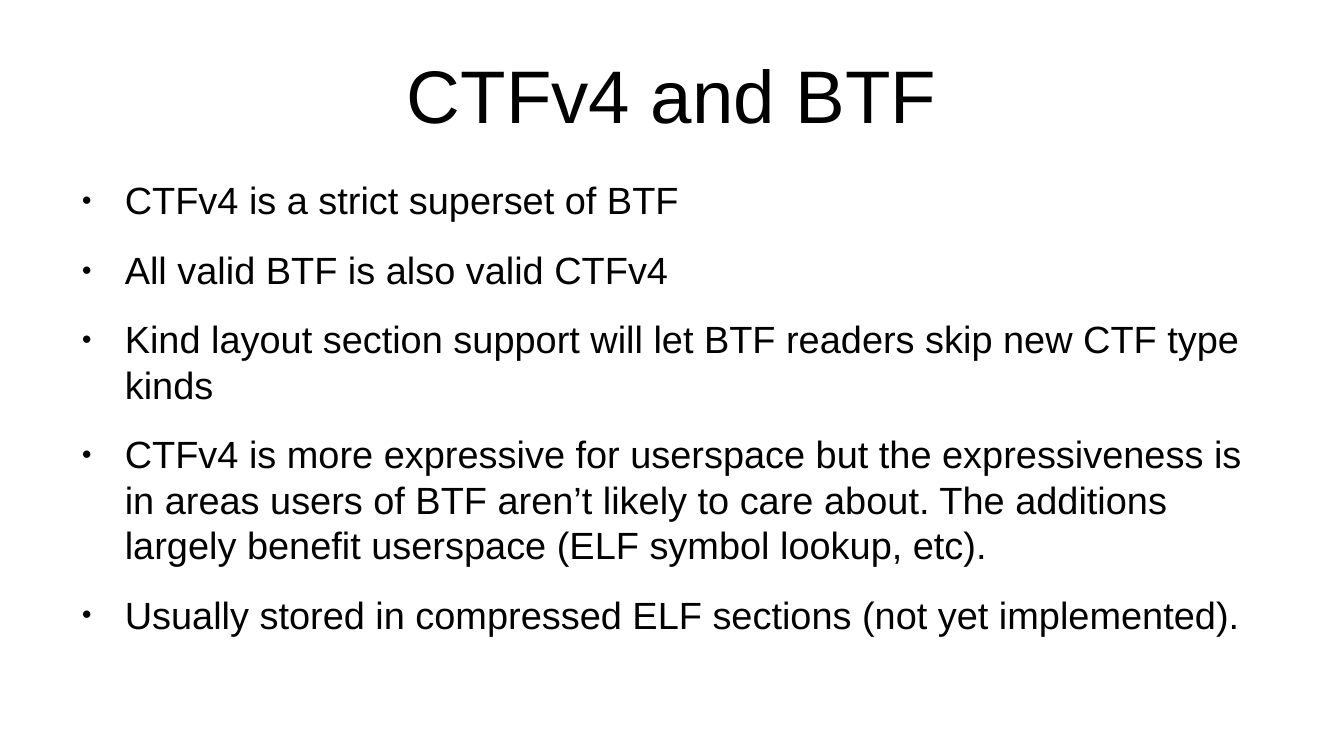
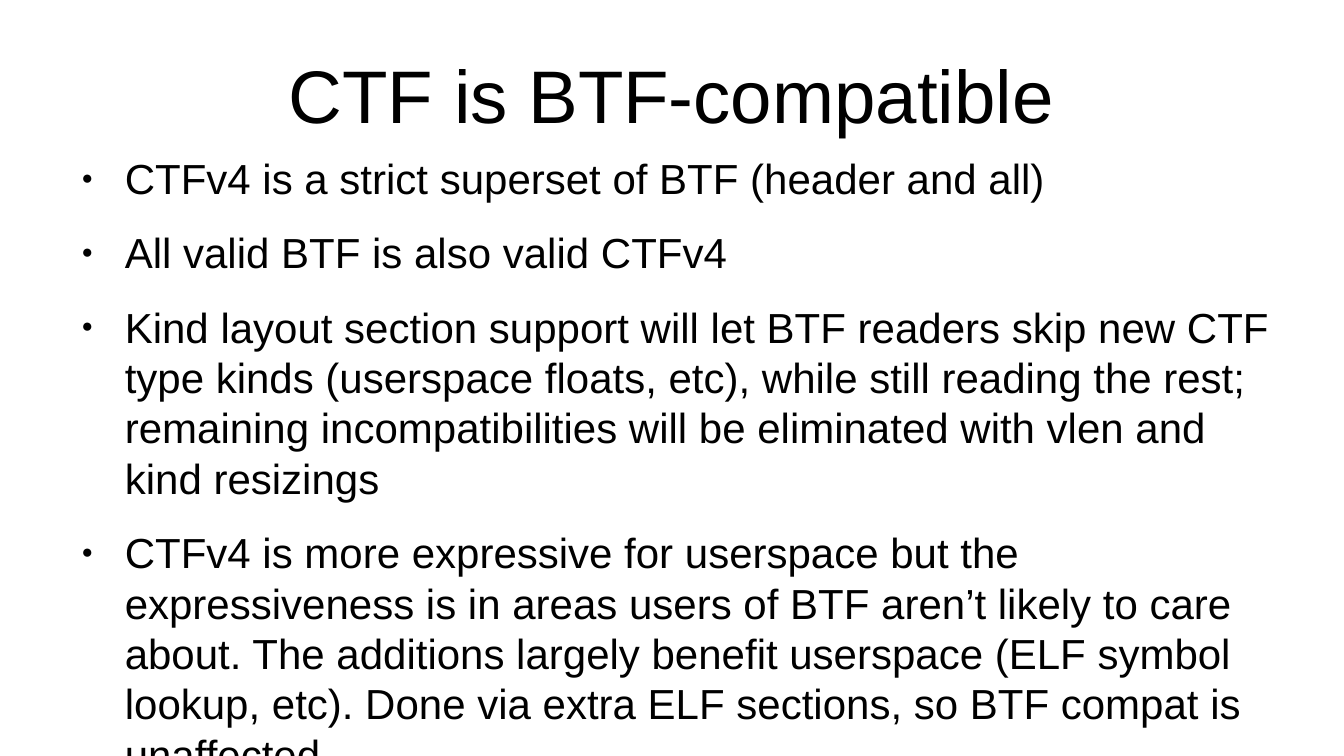
Before and after one commit to peter-shoes/lsfmm_slides, a slide deck: slide 5 of ctf_lsfmm.odp (slide 8 before the commit). Drawn at 1344x756 pixels with LibreOffice and Linux fonts; fonts in the diff are those of the drawing. Boxes give left, top, right and bottom in pixels: in the first picture for what was removed or moved away, otherwise in the second. Text is boxed around its words. In the diff, an @@ line names an element or a change of style, - is before the commit and + after.

Commit message:
update

```diff
--- a/ctf_lsfmm.odp
+++ b/ctf_lsfmm.odp
@@ title at (x1=289, y1=69, x2=1053, y2=137): text changed @@
-CTFv4 and BTF
+CTF is BTF-compatible
@@ text "CTFv4 is a strict superset ..." moved from (x1=125, y1=186, x2=1241, y2=636) to (x1=125, y1=163, x2=1269, y2=728) @@
@@ text at (x1=125, y1=163, x2=1044, y2=202): text changed; size 22.4 to 24.8 pt @@
-● CTFv4 is a strict superset of BTF
+● CTFv4 is a strict superset of BTF (header and all)
@@ text at (x1=125, y1=237, x2=727, y2=269): size 22.4 to 24.8 pt in "All valid BTF is also valid CTFv4" @@
@@ text at (x1=125, y1=312, x2=1269, y2=728): text changed; size 22.4 to 24.8 pt @@
-● Kind layout section support will let BTF readers skip new CTF type kinds
-● CTFv4 is more expressive for userspace but the expressiveness is in areas users of BTF aren’t likely to care about. The additions largely benefit userspace (ELF symbol lookup, etc).
-● Usually stored in compressed ELF sections (not yet implemented).
+● Kind layout section support will let BTF readers skip new CTF type kinds (userspace floats, etc), while still reading the rest; remaining incompatibilities will be eliminated with vlen and kind resizings
+● CTFv4 is more expressive for userspace but the expressiveness is in areas users of BTF aren’t likely to care about. The additions largely benefit userspace (ELF symbol lookup, etc). Done via extra ELF sections, so BTF compat is unaffected.
+● Split BTF-in-one-file (useful for userspace section storage) is done via a suggestion from Alexei: straight concatenation!
```
Also in this commit, not shown: 5 other slides changed, 6 slides removed.
